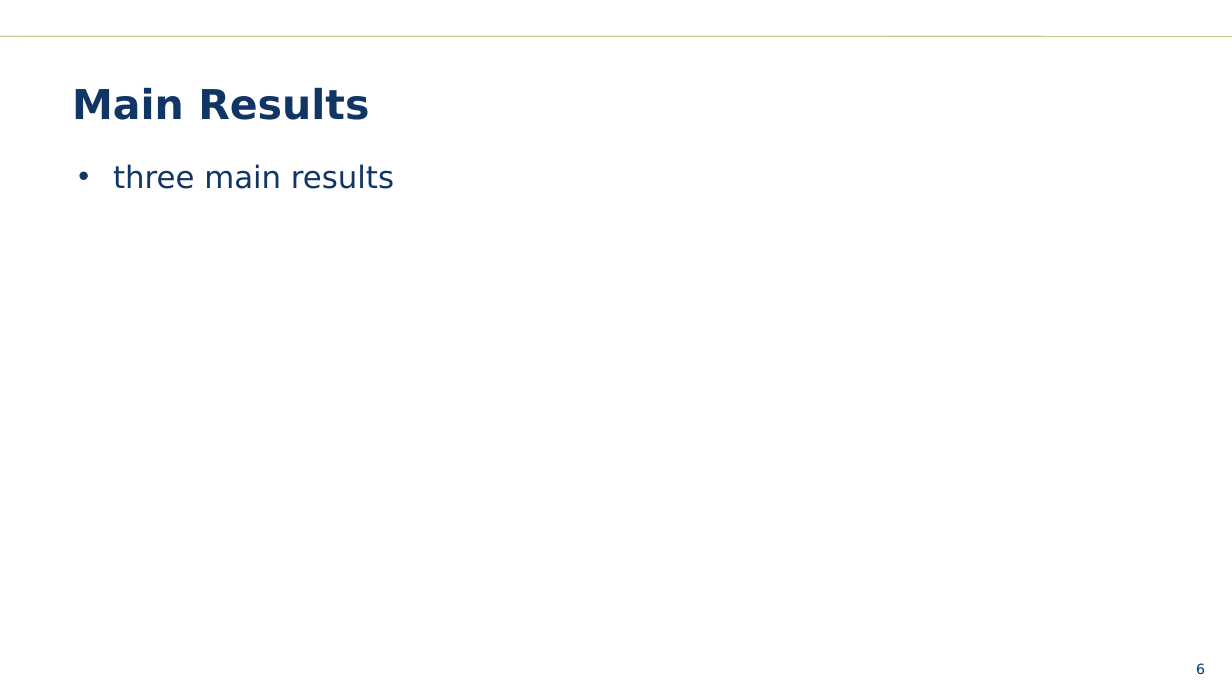
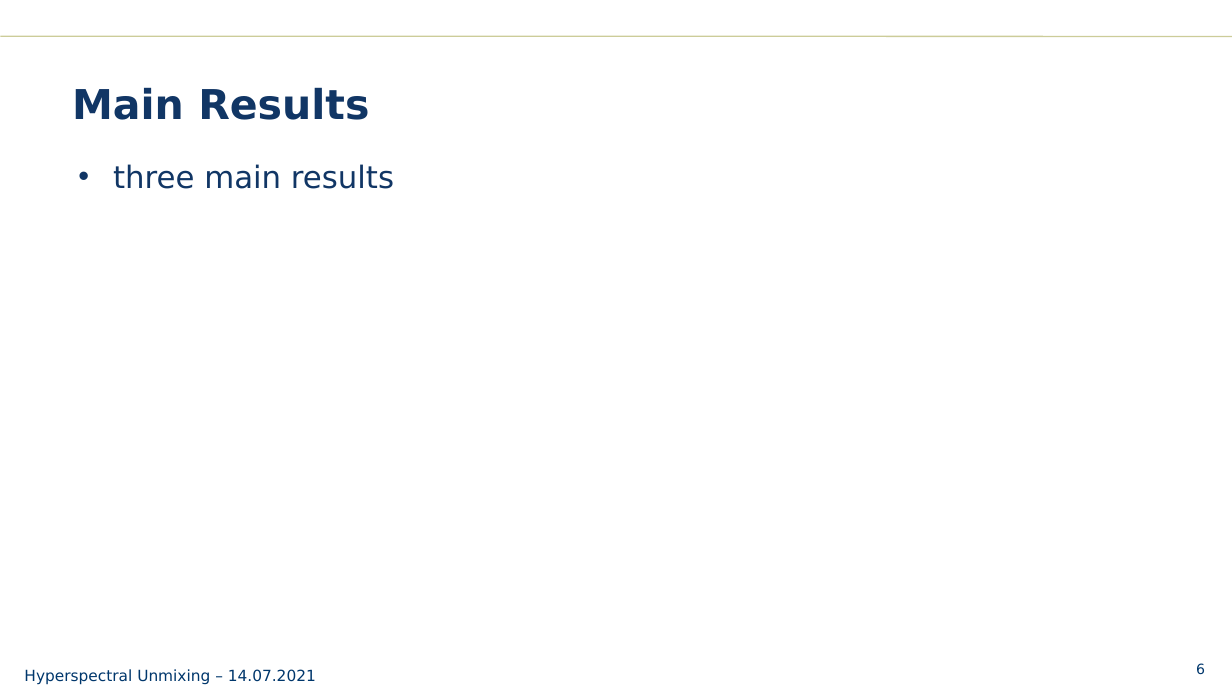
Before and after one commit to schneidereits/EO_hyperspec_hub, a slide deck: slide 6 of presentation/EO2020_hyperspec_presentation.pptx. Drawn at 1232x693 pixels with LibreOffice and Linux fonts; fonts in the diff are those of the drawing; background and template pictures are left out. Boxes give left, top, right and bottom in pixels: in the first picture for what was removed or moved away, otherwise in the second. Text is boxed around its words. In the diff, an @@ line names an element or a change of style, - is before the commit and + after.

```diff
--- a/presentation/EO2020_hyperspec_presentation.pptx
+++ b/presentation/EO2020_hyperspec_presentation.pptx
@@ text added at bbox=[24, 669, 316, 685], 12 pt, text #00376C @@
+Hyperspectral Unmixing – 14.07.2021
```
Also in this commit, not shown: 3 other slides changed, 2 slides added, 2 slides removed.
